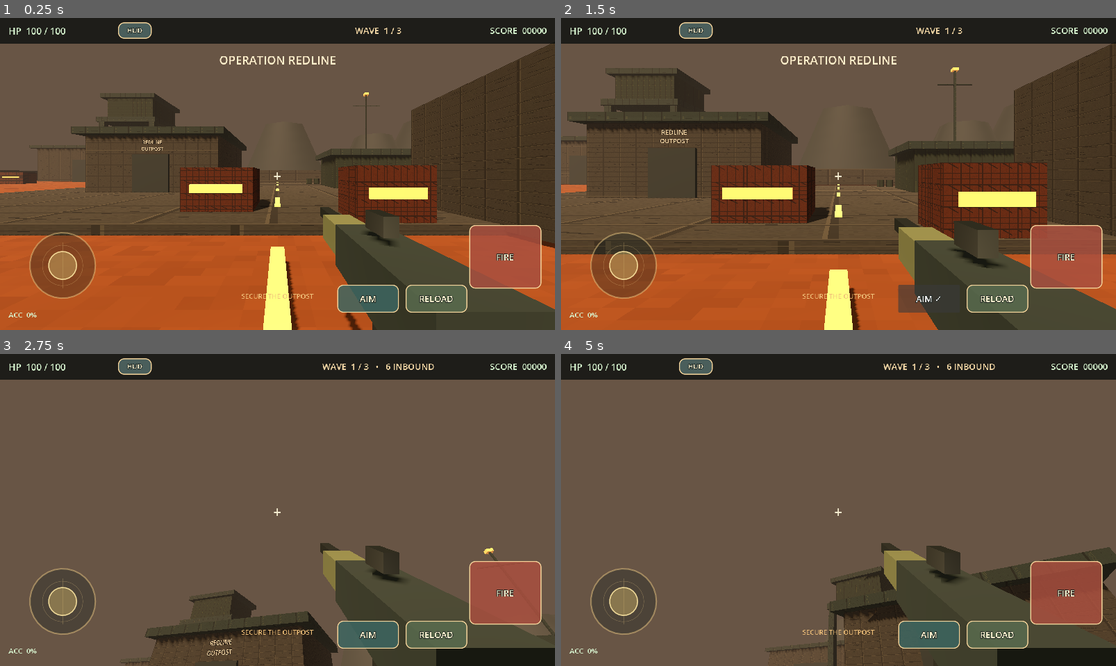
Above: before the commit, frames 1-4 (two rows, left to right).
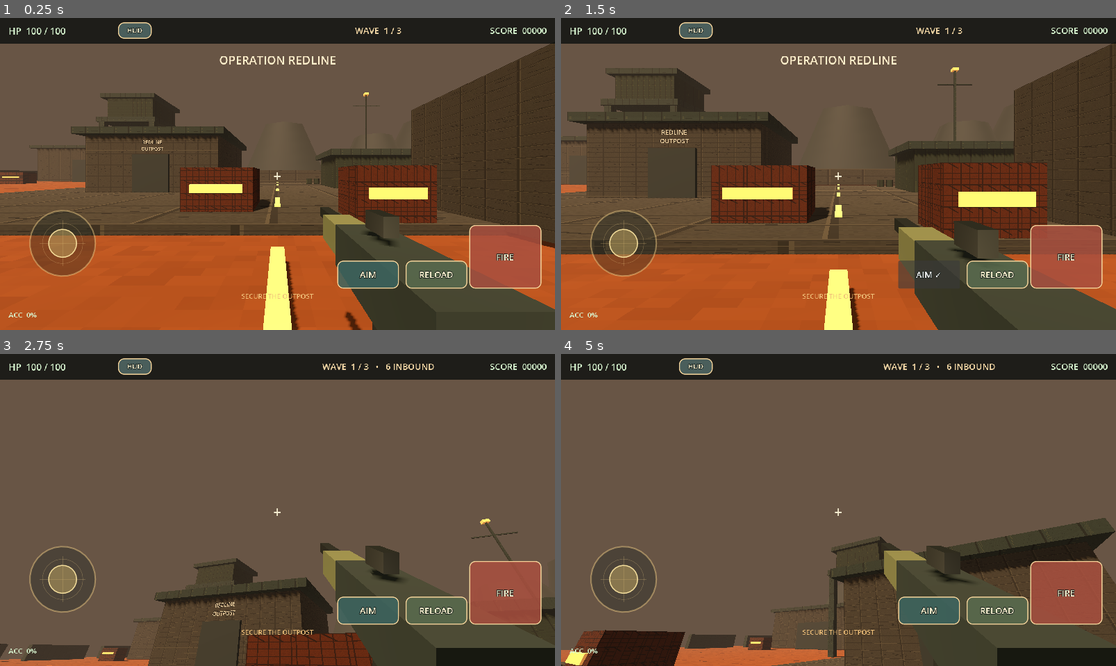
Above: after the commit, the same moments.

Repository: black-glass-dev/2D-Game
Game: Godot game, scene res://scenes/Main.tscn
The game is run twice, just before and just after one commit, with the same random seed, the same clock (stepped at 60 frames per second) and the same inputs.
Inputs (mouse positions are in pixels of both pictures, inside the frame that each line leads up to):
- Up to frame 1 (0.25 s): no input
- Up to frame 2 (1.5 s): click "FIRE" at 0.5 s; click "AIM" at 1.25 s
- Up to frame 3 (2.75 s): tap Enter at 2 s; move the mouse to (305, 510) at 2.02 s; hold W from 2.03 s (still down); click (305, 510) at 2.17 s
- Up to frame 4 (5 s): keep holding W; move the mouse to (810, 510) at 2.77 s; move the mouse to (849, 503) at 3.52 s; move the mouse to (832, 516) at 4.27 s; click (832, 516) at 4.42 s

The runs differ from the first frame. In frame 1, 5.5% of the frame differs, in the area x 5-85%, y 61-95%; in frame 2, 4.6%; in frame 3, 13%; in frame 4, 15%, in the area x 0-100%, y 52-100%.

Commit message:
fix: raise default mobile control positions
Co-authored-by: arena-agent <297053741+arena-agent@users.noreply.github.com>

Diff:
--- a/scripts/main.gd
+++ b/scripts/main.gd
@@ -302,10 +302,12 @@
 
 func _apply_default_hud_layout() -> void:
 	var screen := controls_root.size
-	_set_control_rect("joystick", Vector2(32, screen.y - 232), Vector2(196, 196))
+	# Keep the thumb zones clear of the screen edge so the first launch is
+	# comfortable even before a player opens the HUD editor.
+	_set_control_rect("joystick", Vector2(32, screen.y - 278), Vector2(196, 196))
 	_set_control_rect("fire", Vector2(screen.x - 178, screen.y - 218), Vector2(150, 132))
-	_set_control_rect("aim", Vector2(screen.x - 452, screen.y - 94), Vector2(128, 58))
-	_set_control_rect("reload", Vector2(screen.x - 310, screen.y - 94), Vector2(128, 58))
+	_set_control_rect("aim", Vector2(screen.x - 452, screen.y - 144), Vector2(128, 58))
+	_set_control_rect("reload", Vector2(screen.x - 310, screen.y - 144), Vector2(128, 58))
 
 func _set_control_rect(key: String, position_value: Vector2, size_value: Vector2) -> void:
 	var control := adjustable_controls.get(key) as Control
